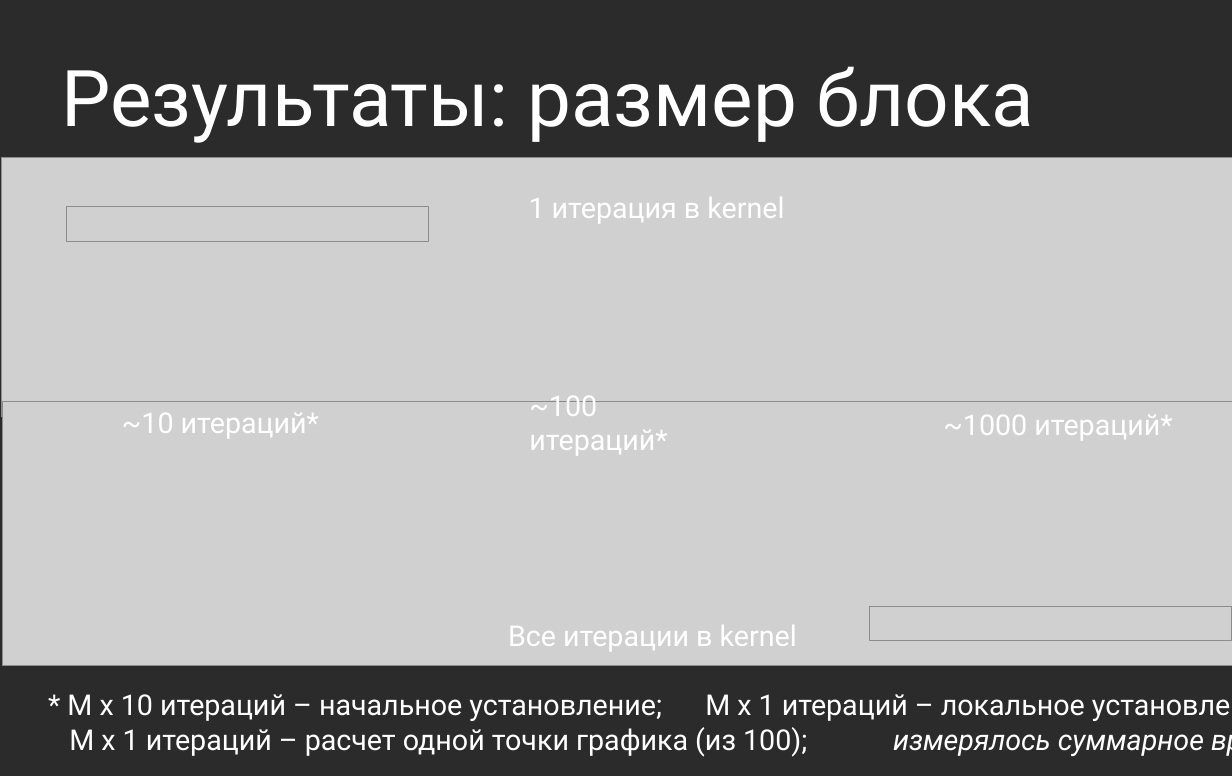
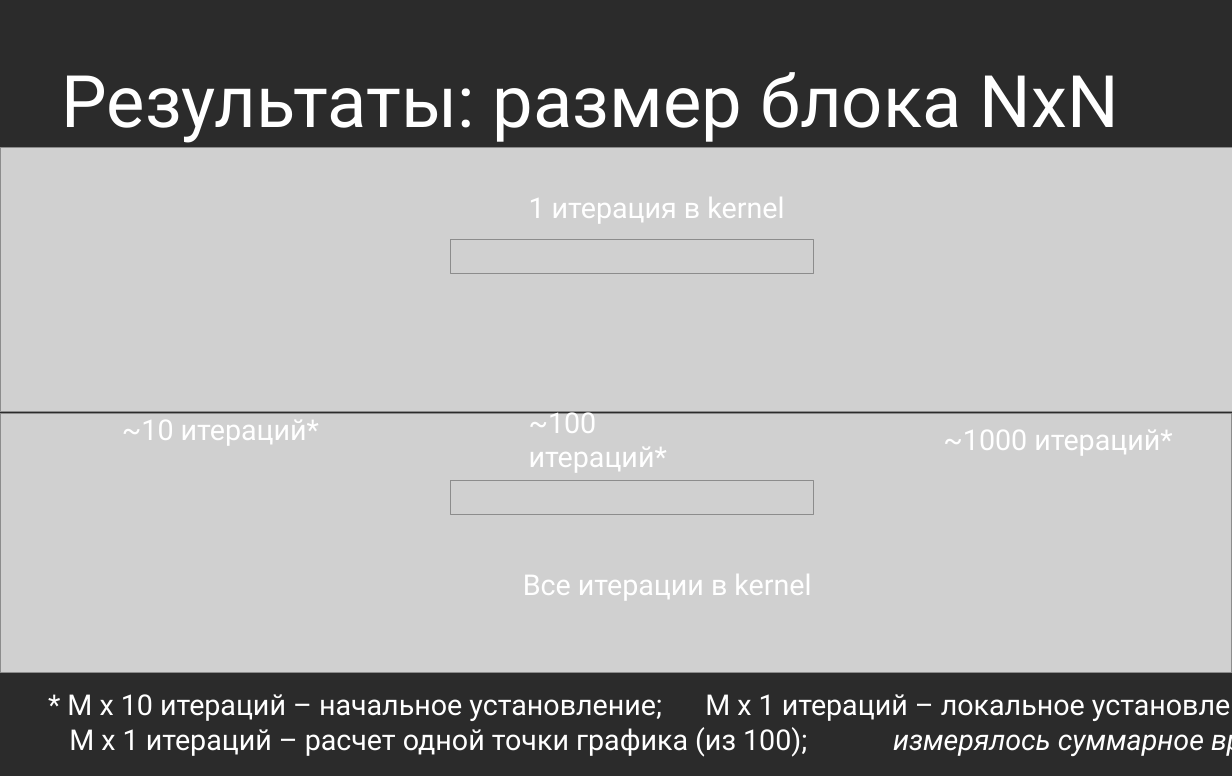
Before and after one commit to d8euAI8sMs/ss-13-ising, a slide deck: slide 10 of docs/report-opencl/presentation.odp. Drawn at 1232x776 pixels with LibreOffice and Linux fonts; fonts in the diff are those of the drawing; grey boxes stand for pictures; background and template pictures are left out; a plain dark background stands for a picture behind light text. Boxes give left, top, right and bottom in pixels: in the first picture for what was removed or moved away, otherwise in the second. Text is boxed around its words. In the diff, an @@ line names an element or a change of style, - is before the commit and + after.

Commit message:
docs: update presentation again

```diff
--- a/docs/report-opencl/presentation.odp
+++ b/docs/report-opencl/presentation.odp
@@ title at (x1=62, y1=72, x2=1119, y2=143): text changed; size 60 to 55.5 pt @@
-Результаты: размер блока
+Результаты: размер блока NxN
@@ picture resized from (x1=1, y1=158, x2=1232, y2=417) to (x1=0, y1=147, x2=1232, y2=411) @@
@@ picture moved from (x1=67, y1=207, x2=429, y2=240) to (x1=451, y1=239, x2=813, y2=273) @@
@@ picture resized from (x1=3, y1=402, x2=1232, y2=666) to (x1=0, y1=414, x2=1232, y2=673) @@
@@ text "~10 итераций*" moved from (x1=122, y1=413, x2=319, y2=438) to (x1=122, y1=420, x2=319, y2=445) @@
@@ text "~100 итераций*" moved from (x1=529, y1=396, x2=667, y2=455) to (x1=529, y1=411, x2=667, y2=472) @@
@@ text "~1000 итераций*" moved from (x1=943, y1=415, x2=1172, y2=440) to (x1=943, y1=430, x2=1172, y2=455) @@
@@ picture moved from (x1=870, y1=607, x2=1232, y2=640) to (x1=451, y1=481, x2=813, y2=515) @@
@@ text "Все итерации в kernel" moved from (x1=508, y1=625, x2=797, y2=651) to (x1=523, y1=574, x2=811, y2=600) @@
```
Also in this commit, not shown: 1 other file.
